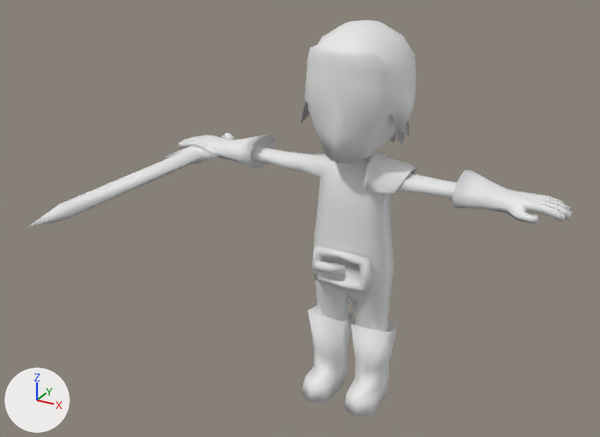
Before and after pictures for a commit that changed the Blender file libs/apaimanee/characters/hero/Knigt Mesh Rigged Animated.blend.
Before and after are seen from a 50 mm lens placed at (1.43, -3.11, 2.4), pointed at (-0.07, -0.39, 1.04). Arrows for +X, +Y and +Z are at lower left; the lights stay in place.

Script lines for the objects in view, before the commit:
```python
me_circle_003 = bpy.data.meshes.new('Circle.003')
me_circle_003.from_pydata(...)  # 47 vertices, 47 faces; spans x -0.47..0.47, y -0.12..0.12, z -0.41..2.97
me_circle_003.polygons.foreach_set('use_smooth', [True] * 47)
me_cube = bpy.data.meshes.new('Cube')
me_cube.from_pydata(...)  # 36 vertices, 28 faces; spans x 0.479..1.686, y -0.454..0.898, z 1.378..2.31
me_plane = bpy.data.meshes.new('Plane')
me_plane.from_pydata(...)  # 54 vertices, 55 faces; spans x -0.193..0.193, y -1.095..-0.846, z -0.232..-0.153
me_plane.polygons.foreach_set('use_smooth', [True] * 55)
me_sphere = bpy.data.meshes.new('Sphere')
me_sphere.from_pydata(...)  # 644 vertices, 682 faces; spans x -3.15..3.15, y -0.9..0.83, z -5.12..0.96
me_sphere.polygons.foreach_set('use_smooth', [True] * 682)
ob_circle = bpy.data.objects.new('Circle', me_circle_003)
ob_circle.location = (-0.759, 0.003, 1.12)
ob_circle.rotation_euler = (1.59, 2.933, -0.0361)  # degrees (91, 168, -2.1)
ob_circle.scale = (0.385, 0.385, 0.385)
ob_cube = bpy.data.objects.new('Cube', me_cube)
ob_cube.location = (0.0, -0.068, 0.88)
ob_cube.scale = (0.157, 0.157, 0.157)
ob_plane = bpy.data.objects.new('Plane', me_plane)
ob_plane.location = (0.0, 0.0, 0.0)
ob_plane.rotation_euler = (-1.571, 0.0, 0.0)  # degrees (-90, 0, 0)
ob_plane.scale = (0.734, 0.734, 0.734)
ob_sphere = bpy.data.objects.new('Sphere', me_sphere)
ob_sphere.location = (0.0, 0.024, 1.5)
ob_sphere.scale = (0.292, 0.292, 0.292)
```
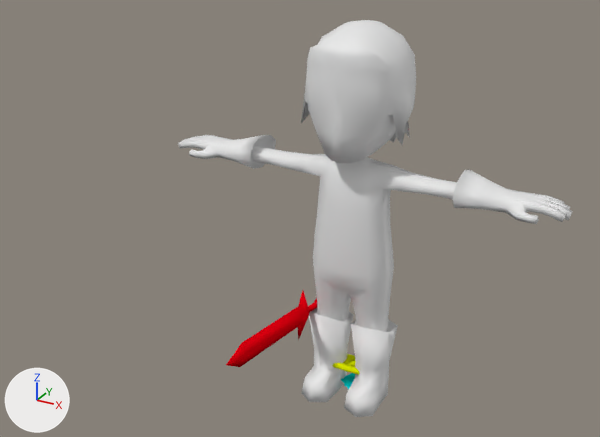
Where the newer file only moved an object's origin or applied its transform, the numbers keep the older frame.

Changed parts and their boxes [x1, y1, x2, y2] in the pictures (600 x 437 px):
'Circle', recoloured, moved, turned, rescaled: before [28, 133, 234, 227]; after [226, 290, 317, 367]
'Plane', recoloured, reshaped: before [312, 246, 372, 294]; after [333, 354, 359, 375]
'Cube', recoloured, reshaped: before [363, 151, 417, 193]; after [341, 373, 355, 389]

The change, as a diff of the scene's bpy script:
```diff
--- a/libs/apaimanee/characters/hero/Knigt Mesh Rigged Animated.blend.py
+++ b/libs/apaimanee/characters/hero/Knigt Mesh Rigged Animated.blend.py
@@ mat_material @@
+mat_material = diffuse_material('Material')
+mat_material.base_color = (0.8, 0.0, 0.00549)  # red #e70011
@@ mat_material_002 @@
+mat_material_002 = diffuse_material('Material.002')
+mat_material_002.base_color = (0.0, 0.8, 0.8)  # cyan #00e7e7
@@ mat_material_001 @@
+mat_material_001 = diffuse_material('Material.001')
+mat_material_001.base_color = (0.723, 0.8, 0.0)  # yellow #dde700
@@ me_plane @@
 me_plane.from_pydata(...)  # 54 vertices, 55 faces; spans x -0.193..0.193, y -1.095..-0.846, z -0.232..-0.153
 # used by ob_plane; location = (0.0, 0.0, 0.0); rotation_euler = (-1.571, 0.0, 0.0), in degrees (-90, 0, 0); scale = (0.734, 0.734, 0.734)
+# me_plane part 1: the whole mesh is multiplied about its middle by the matrix ((-0.714, 0.0, 0.0), (0.0, 0.0, 0.714), (0.0, 0.714, 0.0)), then moved by (0.0, 0.77, 0.191)
+me_plane.materials.append(mat_material_001)  # yellow #dde700
@@ me_cube @@
 me_cube.from_pydata(...)  # 36 vertices, 28 faces; spans x 0.479..1.686, y -0.454..0.898, z 1.378..2.31
 # used by ob_cube; location = (0.0, -0.068, 0.88); scale = (0.157, 0.157, 0.157)
+# me_cube part 2: the whole mesh is multiplied about its middle by the matrix ((0.393, -0.587, -0.105), (0.548, 0.405, -0.212), (0.234, 0.037, 0.674)), then moved by (-0.906, 0.317, -7.266)
+me_cube.materials.append(mat_material_002)  # cyan #00e7e7
@@ me_circle_003 @@
 me_circle_003.from_pydata(...)  # 47 vertices, 47 faces; spans x -0.47..0.47, y -0.12..0.12, z -0.41..2.97
+me_circle_003.materials.append(mat_material)  # red #e70011
@@ ob_circle @@
 ob_circle = bpy.data.objects.new('Circle', me_circle_003)
-ob_circle.location = (-0.759, 0.003, 1.12)
-ob_circle.rotation_euler = (1.59, 2.933, -0.0361)  # degrees (91, 168, -2.1)
-ob_circle.scale = (0.385, 0.385, 0.385)
+ob_circle.location = (-0.203, -0.028, 0.412)
+ob_circle.rotation_euler = (0.0, 1.384, -1.519)  # degrees (0, 79, -87)
+ob_circle.scale = (0.275, 0.275, 0.275)
```
